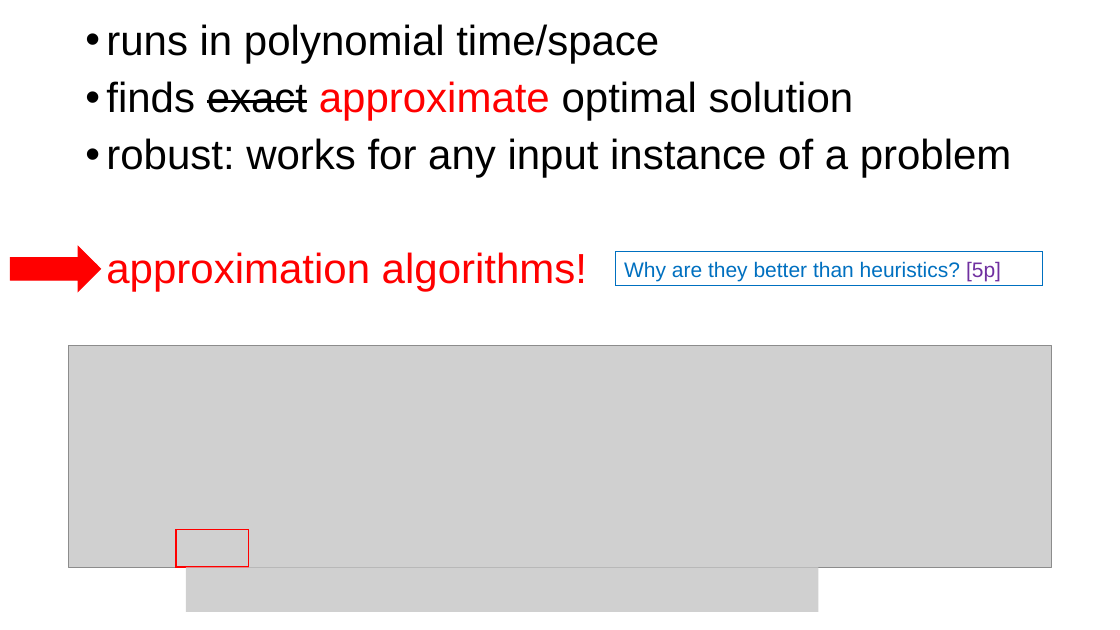
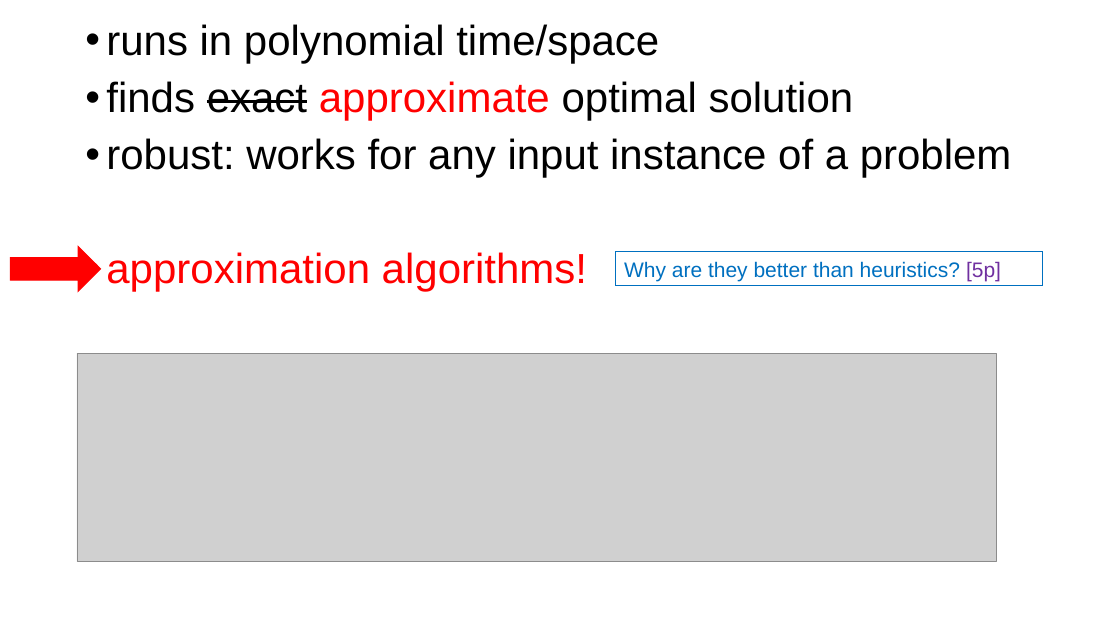
Before and after one commit to shaohengko/old-website-backup, a slide deck: slide 6 of studygroup/1018/1018.pptx. Drawn at 1120x630 pixels with LibreOffice and Linux fonts; fonts in the diff are those of the drawing; grey boxes stand for pictures. Boxes give left, top, right and bottom in pixels: in the first picture for what was removed or moved away, otherwise in the second. Text is boxed around its words. In the diff, an @@ line names an element or a change of style, - is before the commit and + after.

```diff
--- a/studygroup/1018/1018.pptx
+++ b/studygroup/1018/1018.pptx
@@ picture: place and size @@
-picture at (68, 345, 1052, 567)
+picture at (77, 353, 996, 561)
@@ rectangle removed at (176, 529, 249, 567) @@
@@ picture removed at (186, 568, 818, 613) @@
```
Also in this commit, not shown: 4 other files.
